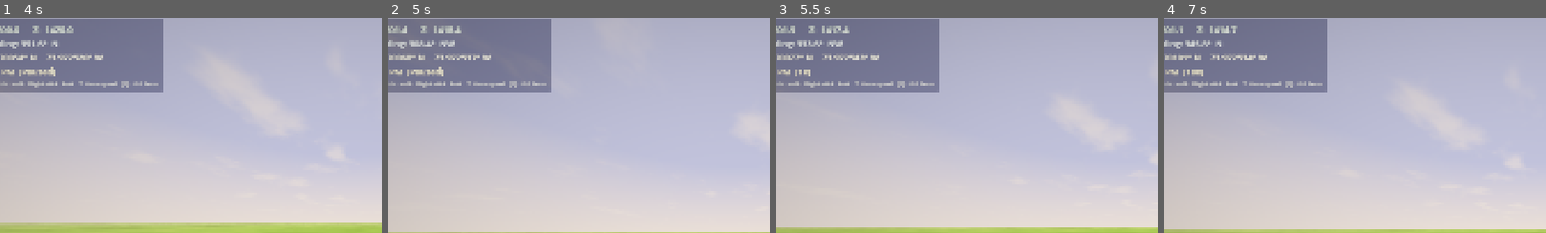
Above: before the commit, frames 1-4 (left to right).
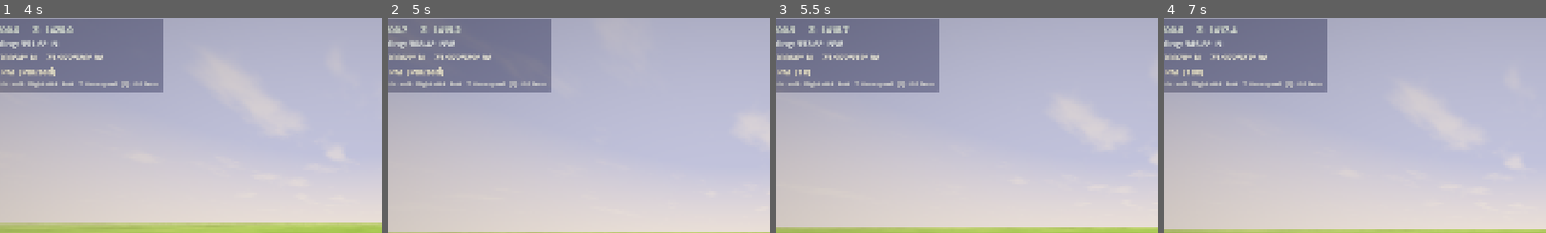
Above: after the commit, the same moments.

Repository: Central-Park-Walk/central-park-walk
Game: Godot game, scene res://main.tscn
Same seed, same stepped clock (60 frames per second), same inputs: the game is played once before the commit and once after it.
Inputs (mouse positions are % of the whole screen's width and height, from its top left):
- Up to frame 1 (4 s): tap Enter at 0.5, 2, 3.5 s; move the mouse to (55, 50) at 0.52 s; hold W from 0.53 s (still down); tap T at 0.6, 2.1, 3.6 s; tap Space at 1.25, 2.75 s; move the mouse to (45, 50) at 1.27 s; tap F at 1.35, 2.85 s; move the mouse to (52, 48) at 2.02 s; move the mouse to (49, 52) at 2.77 s; move the mouse to (57, 51) at 3.52 s
- Up to frame 2 (5 s): keep holding W; tap Space at 4.25 s; move the mouse to (42, 49) at 4.27 s; tap F at 4.35 s
- Up to frame 3 (5.5 s): keep holding W; move the mouse to (51, 50) at 5.02 s; tap T at 5.1 s
- Up to frame 4 (7 s): move the mouse to (46, 48) at 5.77 s; release W at 5.78 s; hold D 5.78-6.53 s; tap F at 5.85 s; move the mouse to (55, 50) at 6.52 s; hold W from 6.53 s (still down); tap T at 6.6 s
The pictures show only the part of the screen within x 4-54%, y 1-51%; the shares and areas given below are measured in that part.

Frame 1 is identical in both runs. In frame 2, 0.1% of the frame differs, in the area x 2-24%, y 3-20%; in frame 3, 0.1%; in frame 4, 0.2%.

Commit message:
Halve walk speed to 1.125 m/s
Co-Authored-By: Claude Opus 4.6 <noreply@anthropic.com>

Diff:
--- a/player.gd
+++ b/player.gd
@@ -1,7 +1,7 @@
 extends CharacterBody3D
 
 # Comfortable stroll: ~8 km/h ≈ 2.25 m/s — leisurely park pace.
-const WALK_SPEED    := 2.25  # m/s
+const WALK_SPEED    := 1.125  # m/s
 const LOOK_SPEED    := 100.0  # degrees/second at full stick deflection
 const DEADZONE      := 0.15   # ignore stick values below this
 const STEP_HEIGHT   := 0.25  # max step-up height (> 0.17m stair rise)
